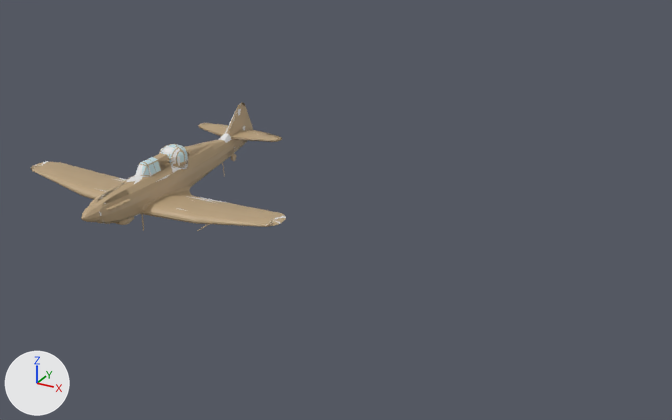
What one commit did to the FBX model Assets/1.Sof Objects/Aircrafts/Defiant Mk.I/Defiant.fbx.
Camera for both pictures: a 50 mm lens placed at (21.1, -24.1, 12.8), pointed at (6.7, 2.2, -0.4). Lighting does not change. The marker at lower left points along +X, +Y and +Z. Where no turn or scale is listed for an object, it has been applied to the vertices.

Objects in the first picture: 'Defiant Fuselage', 'Defiant Left Wing Base', 'Defiant Left Wing Center', 'Defiant Left Wing Tip', 'Defiant Nose', 'Defiant Right Wing Center'.
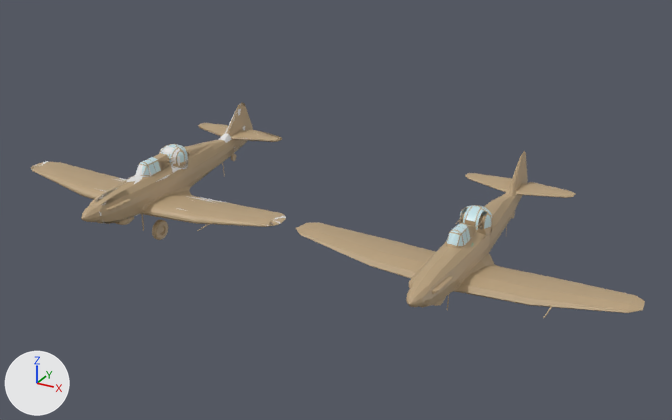
Where the newer file only moved an object's origin or applied its transform, the numbers keep the older frame.

Boxes [x1, y1, x2, y2] around the edits, measured in the pictures (672 x 420 px):
'Defiant LOD 2', added: after [296, 151, 645, 318]
    faces in mat_brown_paint (its picture is missing): [296, 151, 645, 318]
    faces in mat_glass (white #c5e1e7): [446, 223, 471, 246]
'Defiant Turret LOD 1', added: after [459, 205, 492, 236]
    faces in mat_glass (white #c5e1e7): [460, 205, 492, 230]
    faces in mat_brown_paint (its picture is missing): [459, 205, 492, 236]
'Defiant Turret Elevation LOD 1', added: after [455, 212, 485, 233]

The change, as a diff of the scene's bpy script:
```diff
--- a/Assets/1.Sof Objects/Aircrafts/Defiant Mk.I/Defiant.fbx.py
+++ b/Assets/1.Sof Objects/Aircrafts/Defiant Mk.I/Defiant.fbx.py
@@ me_plane_013 @@
+me_plane_013.from_pydata(...)  # 62 vertices, 48 faces; spans x -0.381..0.381, y -0.759..0.044, z -0.164..0.164
+me_plane_013.materials.append(mat_brown_paint)  # its picture is missing
@@ me_plane_012 @@
+me_plane_012.from_pydata(...)  # 176 vertices, 162 faces; spans x -0.52..0.52, y -0.485..0.522, z 0.139..1.025
+# faces by material slot: [126, 36]
+me_plane_012.materials.append(mat_brown_paint)  # its picture is missing
+me_plane_012.materials.append(mat_glass)  # white #c5e1e7
@@ me_plane_076 @@
+me_plane_076.from_pydata(...)  # 563 vertices, 553 faces; spans x -5.68..5.68, y -3.29..7.05, z -1.67..1.46
+# faces by material slot: [510, 18, 25]
+me_plane_076.materials.append(mat_brown_paint)  # its picture is missing
+me_plane_076.materials.append(mat_glass)  # white #c5e1e7
+me_plane_076.materials.append(mat_structure)  # green #92b299
@@ ob_defiant_turret_elevation_lod_1 @@
+ob_defiant_turret_elevation_lod_1 = bpy.data.objects.new('Defiant Turret Elevation LOD 1', me_plane_013)
+ob_defiant_turret_elevation_lod_1.location = (12.0, 1.57, 0.67)
@@ ob_defiant_turret_lod_1 @@
+ob_defiant_turret_lod_1 = bpy.data.objects.new('Defiant Turret LOD 1', me_plane_012)
+ob_defiant_turret_lod_1.location = (12.0, 1.7, 0.0)
@@ ob_defiant_lod_2 @@
+ob_defiant_lod_2 = bpy.data.objects.new('Defiant LOD 2', me_plane_076)
+ob_defiant_lod_2.location = (12.0, 0.0, 0.0)
```
